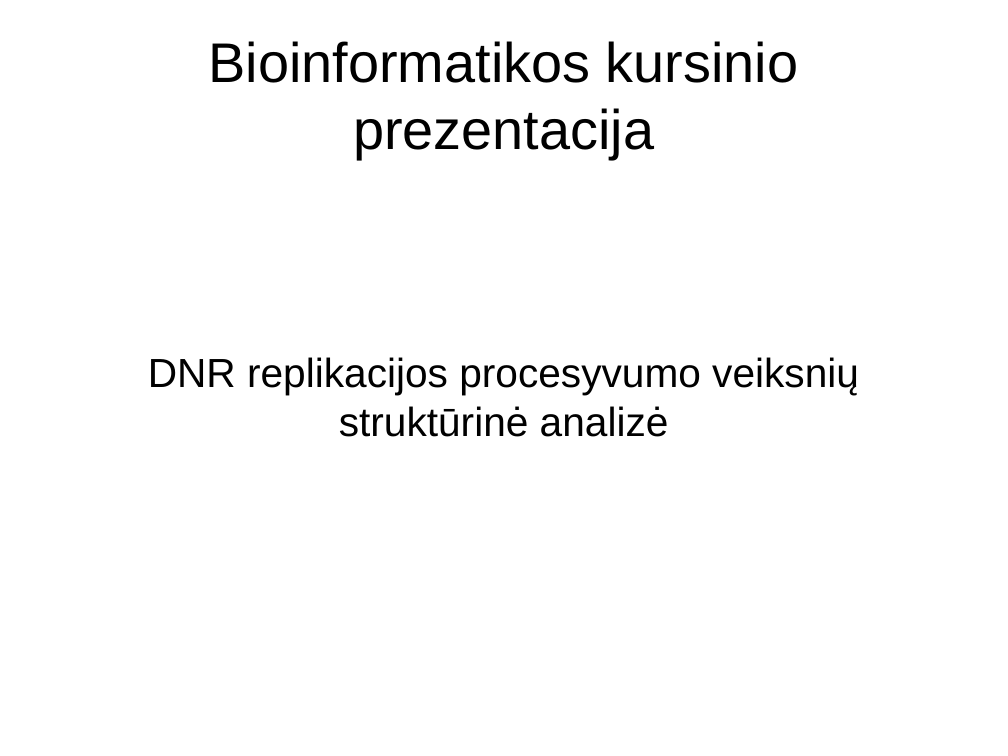
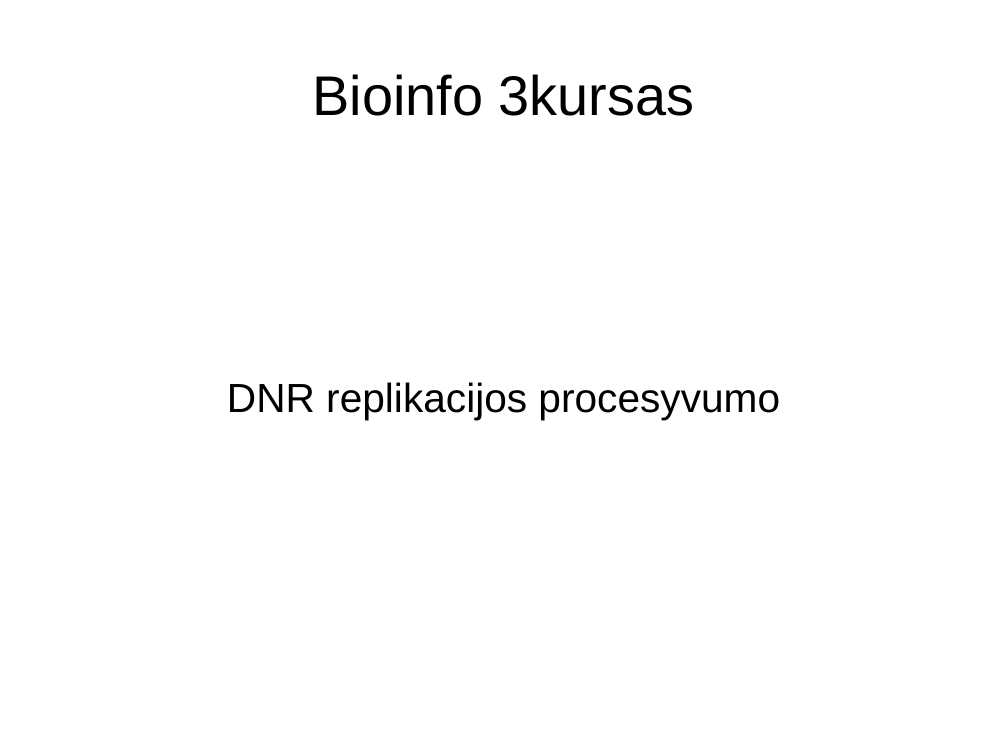
Before and after one commit to Luksys5/LT_programos, a slide deck: slide 1 of Kursinis.odp. Drawn at 1008x756 pixels with LibreOffice and Linux fonts; fonts in the diff are those of the drawing. Boxes give left, top, right and bottom in pixels: in the first picture for what was removed or moved away, otherwise in the second. Text is boxed around its words. In the diff, an @@ line names an element or a change of style, - is before the commit and + after.

```diff
--- a/Kursinis.odp
+++ b/Kursinis.odp
@@ title at box(313, 74, 695, 116): text changed @@
-Bioinformatikos kursinio prezentacija
+Bioinfo 3kursas
@@ subtitle at box(227, 382, 780, 420): text changed @@
-DNR replikacijos procesyvumo veiksnių struktūrinė analizė
+DNR replikacijos procesyvumo
```
Also in this commit, not shown: 1 other slide changed, 8 slides added, 12 slides removed, 1 other file.
